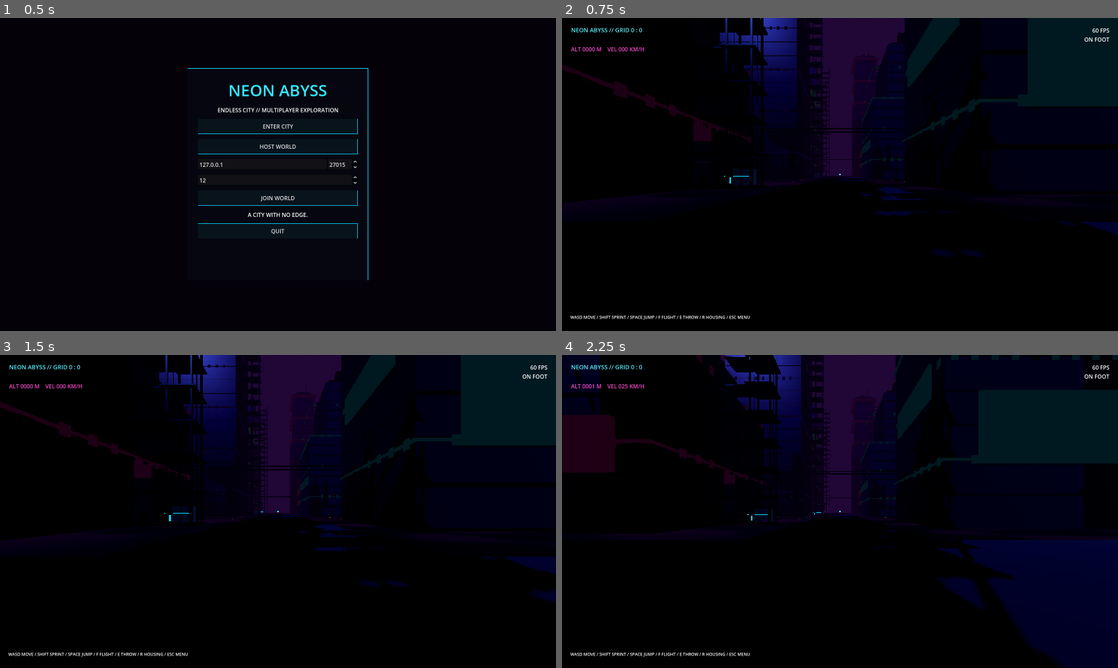
Above: before the commit, frames 1-4 (two rows, left to right).
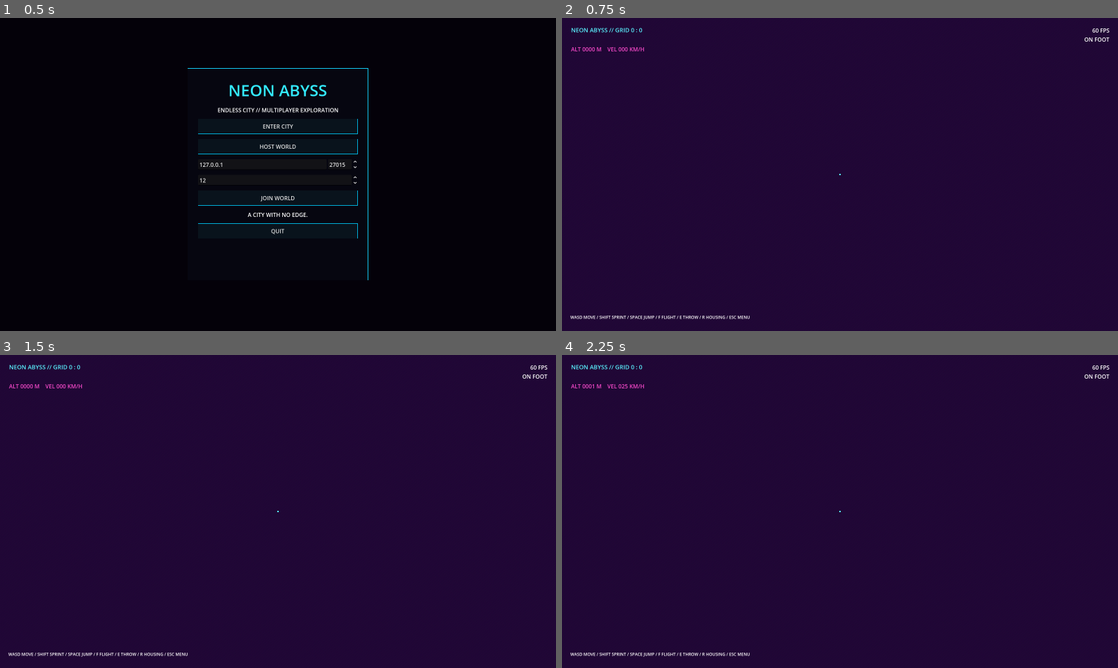
Above: after the commit, the same moments.

Repository: Liladizilla/neon-abyss
Game: Godot game, scene res://scenes/main.tscn
The game is run twice, just before and just after one commit, with the same random seed, the same clock (stepped at 60 frames per second) and the same inputs.
Inputs (mouse positions are in pixels of both pictures, inside the frame that each line leads up to):
- Up to frame 1 (0.5 s): no input
- Up to frame 2 (0.75 s): click "ENTER CITY" at 0.5 s
- Up to frame 3 (1.5 s): tap Enter at 1.25 s; move the mouse to (305, 511) at 1.27 s; hold W (move_forward) from 1.28 s (still down); hold G (elevator_use) from 1.28 s (still down)
- Up to frame 4 (2.25 s): keep holding W (move_forward); tap Space (jump) at 1.52 s; move the mouse to (812, 511) at 2.02 s; release G (elevator_use) at 2.03 s; tap R (interact) at 2.1 s

Frame 1 is identical in both runs. In frame 2, 95% of the frame differs, in the area x 0-100%, y 0-100%; in frame 3, 95%; in frame 4, 95%.
Error after the commit: Parse Error: Cannot infer the type of "rail_x" variable because the value doesn't have a set type. (res://scripts/city_chunk.gd:362)

Commit message:
Add handrails and support posts to tower stairwells

Diff:
--- a/scripts/city_chunk.gd
+++ b/scripts/city_chunk.gd
@@ -353,6 +353,28 @@
             tx.append(Transform3D(Basis.from_scale(tread_size),tread_at))
             colors.append(stair_color)
             colliders.append({"p":tread_at,"s":tread_size})
+        # Sloped handrails and upright supports make the stairwell legible in first person.
+        var stair_direction:=1.0 if level%2==0 else -1.0
+        var rail_color:=Color(0.025,0.62,0.78)
+        var rail_angle:=atan(floor_height/2.7)*stair_direction
+        var rail_size:=Vector3(0.075,0.075,3.15)
+        for rail_side in [-1.0,1.0]:
+            var rail_x:=x+(0.78 if level%2==0 else -0.78)+rail_side*0.68
+            var rail_y:=y0+floor_height*0.52+0.42
+            var rail_basis:=Basis.from_euler(Vector3(-rail_angle,0,0)).scaled(rail_size)
+            tx.append(Transform3D(rail_basis,Vector3(rail_x,rail_y,z)))
+            colors.append(rail_color)
+            for post_index in range(4):
+                var post_t:=float(post_index)/3.0
+                var post_z:=z-1.35+post_t*2.7
+                if level%2==1:
+                    post_z=z+1.35-post_t*2.7
+                var post_y:=y0+post_t*floor_height+0.45
+                var post_size:=Vector3(0.075,0.9,0.075)
+                var post_at:=Vector3(rail_x,post_y,post_z)
+                tx.append(Transform3D(Basis.from_scale(post_size),post_at))
+                colors.append(rail_color)
+                colliders.append({"p":post_at,"s":post_size})
         var landing_size:=Vector3(2.2,0.22,1.2)
         var landing_at:=Vector3(x+fw*0.5-1.1,y0+0.11,z)
         tx.append(Transform3D(Basis.from_scale(landing_size),landing_at))
